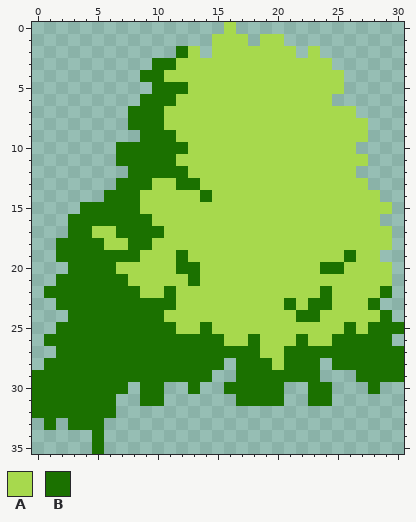
Pixel-art sprite: game/round/layout/assets/shrub.png. That is the earlier state.
The file is 31x36 pixels.
Palette (. is transparent): A #a7d94d  B #1b7100
Pixels before, first column x 0:
 0 ................A..............
 1 ...............AAA.AA..........
 2 ............BA.AAAAAAA.A.......
 3 ..........BBAAAAAAAAAAAAA......
 4 .........BBAAAAAAAAAAAAAAA.....
 5 ..........BBBAAAAAAAAAAAAA.....
 6 .........BBBAAAAAAAAAAAAA......
 7 ........BBBAAAAAAAAAAAAAAAA....
 8 ........BBBAAAAAAAAAAAAAAAAA...
 9 .........BBBAAAAAAAAAAAAAAAA...
10 .......BBBBBBAAAAAAAAAAAAAA....
11 .......BBBBBAAAAAAAAAAAAAAAA...
12 ........BBBBBAAAAAAAAAAAAAA....
13 .......BBBAABBAAAAAAAAAAAAAA...
14 ......BBBAAAAABAAAAAAAAAAAAAA..
15 ....BBBBBAAAAAAAAAAAAAAAAAAAAA.
16 ...BBBBBBBAAAAAAAAAAAAAAAAAAA..
17 ...BBAABBBBAAAAAAAAAAAAAAAAAAA.
18 ..BBBBAABBAAAAAAAAAAAAAAAAAAAA.
19 ..BBBBBBBAAABAAAAAAAAAAAAABAA..
20 ...BBBBAAAAABBAAAAAAAAAABBAAAA.
21 ..BBBBBBAAAAABAAAAAAAAAAAAAAAA.
22 .BBBBBBBBAABAAAAAAAAAAAABAAAAB.
23 ..BBBBBBBBBBAAAAAAAAABABBAAAB..
24 ...BBBBBBBBAAAAAAAAAAABBAAAAAB.
25 ..BBBBBBBBBBAABAAAAAAAAAAABABBB
26 .BBBBBBBBBBBBBBBAABAAABAABBBBB.
27 ..BBBBBBBBBBBBBBBBBAABBBBBBBBBB
28 .BBBBBBBBBBBBBBB.BBBABBB.BBBBBB
29 BBBBBBBBBBBBBBB..BBBBBBB...BBBB
30 BBBBBBBB.BB..B..BBBBB..BB...B..
31 BBBBBBB..BB......BBBB..BB......
32 BBBBBBB........................
33 .B.BBB.........................
34 .....B.........................
35 .....B.........................
The same view after the edit:
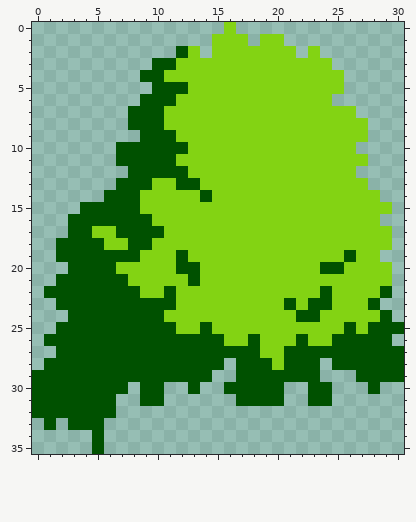
The edit:
colour A: #a7d94d -> #83d313
colour B: #1b7100 -> #005100
Boxes around the changes in both pictures, in picture pixels (x1, y1, x2, y2):
changed: (32, 22, 404, 454)
